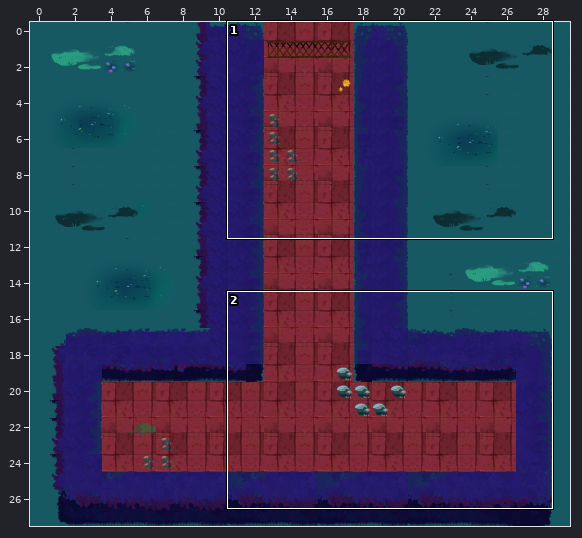
Two versions of a level (Tiled map, assets/maps/tutorial/OttoCameraIntro.tmx). The first picture is a wide view before the edit; the outline marks the close-up.
Close-up. As it was:
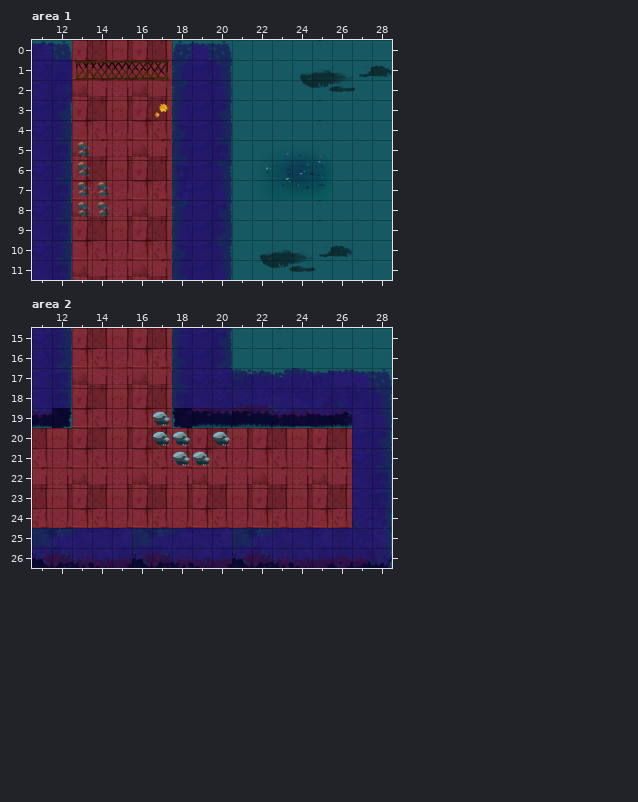
Cells are 128x128 px. Shown: area 1 x 11..28, y 0..11; area 2 x 11..28, y 15..26. The commit also changed other parts of the map, which this record leaves out.
After the commit:
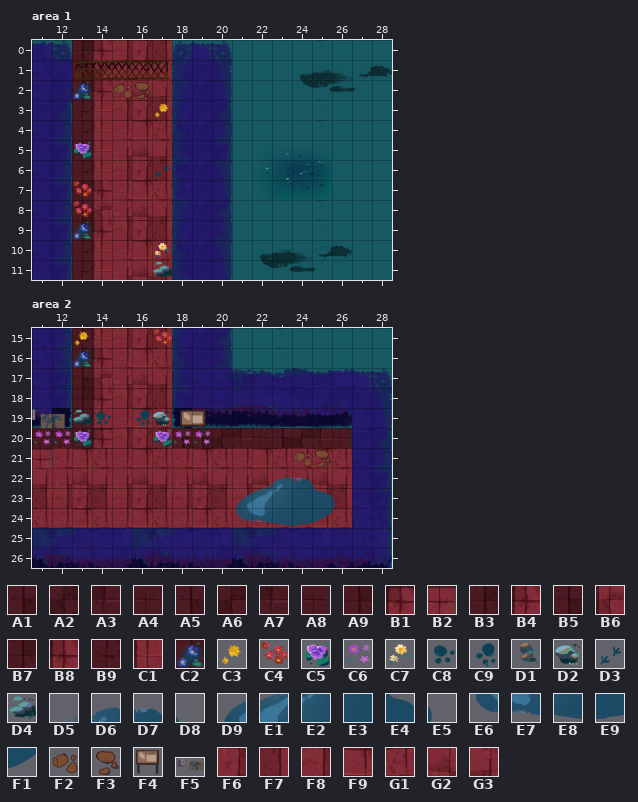
Key: from "IMG_7622": A1 0, A2 1, A3 2, A4 3, A5 4, A6 5, A7 6, A8 7, A9 8, B1 9, B2 15, B3 48, B4 49, B5 56, B6 57, B7 64, B8 65, B9 72, C1 73; from "decorations-2": C2 28, C3 44, C4 53, C5 58, C6 66, C7 67, C8 98, C9 99, D1 104, D2 105, D3 113, D4 115; from "interiordecorations1": D5 1, D6 2, D7 3, D8 4, D9 10, E1 11, E2 12, E3 13, E4 14, E5 15, E6 20, E7 21, E8 22, E9 23, F1 24, F2 41, F3 42; from "trees": F4 6 "board", F5 8 "poster"; from "walls-2": F6 106, F7 107, F8 108, F9 121, G1 122, G2 136, G3 137.
__ is an empty cell, .. an unchanged one.
Objects are placed by their top-left corner, in cells (3,4 is the top-left corner of cell 3,4); size is 1x1 cell unless given.
See-through tiles are keyed as they look on the map.
Changes in this commit:
--- layer "ground", area 1
@@ x 13..14 @@
- 0 F6 F7
- 1 F9 G1
- 2 G2 G3
- 3 F6 F7
- 4 F9 G1
- 5 G2 G3
- 6 F6 F7
- 7 F9 G1
- 8 G2 G3
- 9 F6 F7
-10 F9 G1
-11 G2 G3
+ 0 B3 B4
+ 1 B5 B6
+ 2 B7 B8
+ 3 B9 C1
+ 4 B9 C1
+ 5 B9 C1
+ 6 B9 C1
+ 7 B3 B4
+ 8 B5 B6
+ 9 B7 B8
+10 B9 C1
+11 B9 C1
--- layer "decorations", area 1
@@ x 13..16 @@
- 2 __ .. __ __
+ 2 C2 .. F2 F3
@@ x 13..17 @@
- 5 D1 .. .. .. ..
- 6 D1 .. .. .. __
- 7 D1 D1 .. .. ..
- 8 D1 D1 .. .. ..
- 9 __ .. .. .. ..
-10 .. .. .. .. __
-11 .. .. .. .. __
+ 5 C5 .. .. .. ..
+ 6 __ .. .. .. D3
+ 7 C4 __ .. .. ..
+ 8 C4 __ .. .. ..
+ 9 C2 .. .. .. ..
+10 .. .. .. .. C7
+11 .. .. .. .. D4
--- layer "ground", area 2
@@ x 11..26 @@
-15 .. .. F6 F7 .. .. .. .. .. .. .. .. .. .. .. ..
-16 .. .. F9 G1 .. .. .. .. .. .. .. .. .. .. .. ..
-17 .. .. G2 G3 .. .. .. .. .. .. .. .. .. .. .. ..
-18 .. .. F6 F7 .. .. .. .. .. .. .. .. .. .. .. ..
-19 .. .. F9 G1 .. .. .. .. .. .. .. .. .. .. .. ..
-20 F7 F8 F6 F7 .. .. .. F8 F6 F7 F8 F6 F7 F8 F6 F7
-21 G1 .. .. .. .. .. .. .. .. .. .. .. .. .. .. ..
+15 .. .. B9 C1 .. .. .. .. .. .. .. .. .. .. .. ..
+16 .. .. B3 B4 .. .. .. .. .. .. .. .. .. .. .. ..
+17 .. .. B5 B6 .. .. .. .. .. .. .. .. .. .. .. ..
+18 .. .. B7 B8 .. .. .. .. .. .. .. .. .. .. .. ..
+19 .. .. B9 C1 .. .. .. .. .. .. .. .. .. .. .. ..
+20 A8 A8 A9 B1 .. .. .. A1 A1 A2 A3 A4 A5 A6 A7 A8
+21 B2 .. .. .. .. .. .. .. .. .. .. .. .. .. .. ..
--- layer "decorations", area 2
@@ x 13..17 @@
-15 __ .. .. .. __
-16 __ .. .. .. ..
+15 C3 .. .. .. C4
+16 C2 .. .. .. ..
@@ x 11..26 @@
-19 .. .. __ __ .. __ .. .. .. .. .. .. .. .. .. ..
-20 __ __ __ .. .. .. D2 D2 __ D2 .. .. .. .. .. ..
-21 .. .. .. .. .. .. .. D2 D2 .. .. .. .. __ __ ..
-22 .. .. .. .. .. .. .. .. .. .. .. __ __ __ __ ..
-23 .. .. .. .. .. .. .. .. .. .. __ __ __ __ __ __
-24 .. .. .. .. .. .. .. .. .. .. __ __ __ __ __ ..
+19 .. .. D4 C8 .. C9 .. .. .. .. .. .. .. .. .. ..
+20 C6 C6 C5 .. .. .. C5 C6 C6 __ .. .. .. .. .. ..
+21 .. .. .. .. .. .. .. __ __ .. .. .. .. F2 F3 ..
+22 .. .. .. .. .. .. .. .. .. .. .. D5 D6 D7 D8 ..
+23 .. .. .. .. .. .. .. .. .. .. D9 E1 E2 E3 E4 E5
+24 .. .. .. .. .. .. .. .. .. .. E6 E7 E8 E9 F1 ..
--- layer "images" (added), area 2
+F4 "board" at 18.3,19 size 1.6x1.5
+F5 "poster" at 10.4,19 size 2.3x1.5
Pixel boxes of the changes (left, top, right, bottom) in both close-ups:
changed: (72, 40, 152, 280)
added: (155, 164, 170, 178)
added: (153, 243, 172, 278)
changed: (32, 328, 112, 468)
added: (153, 329, 172, 346)
changed: (136, 410, 352, 526)
